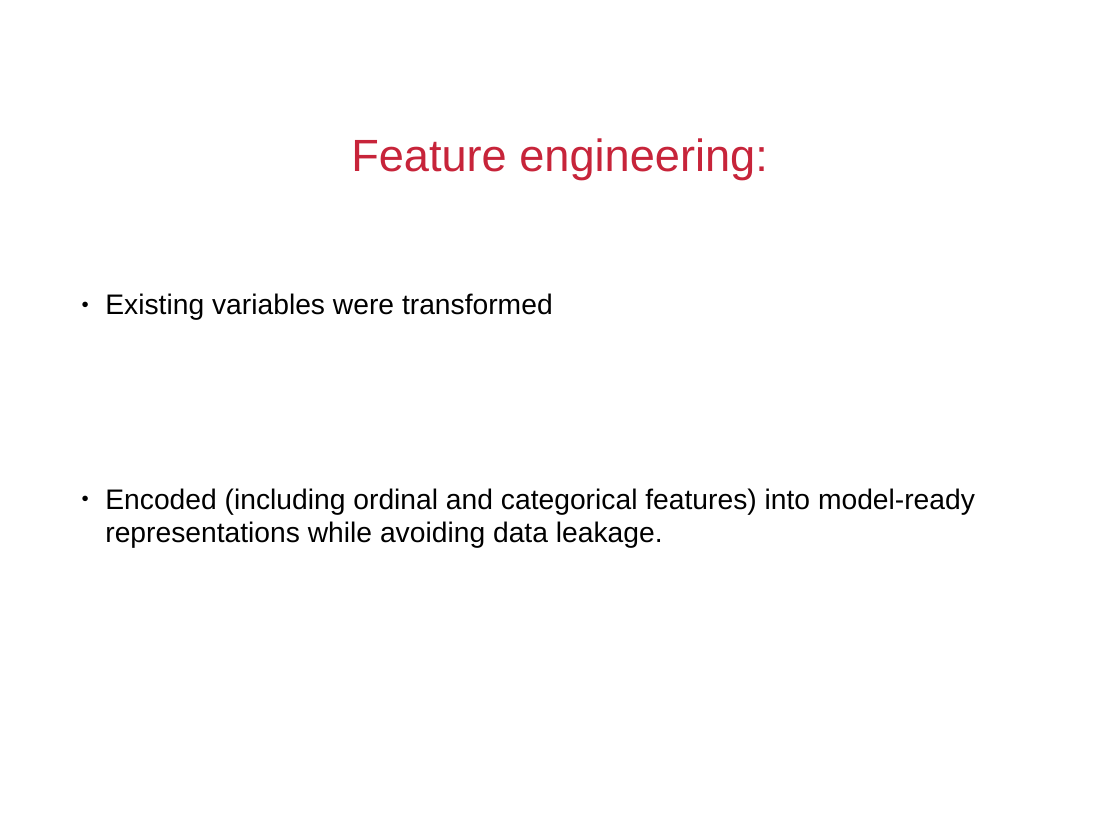
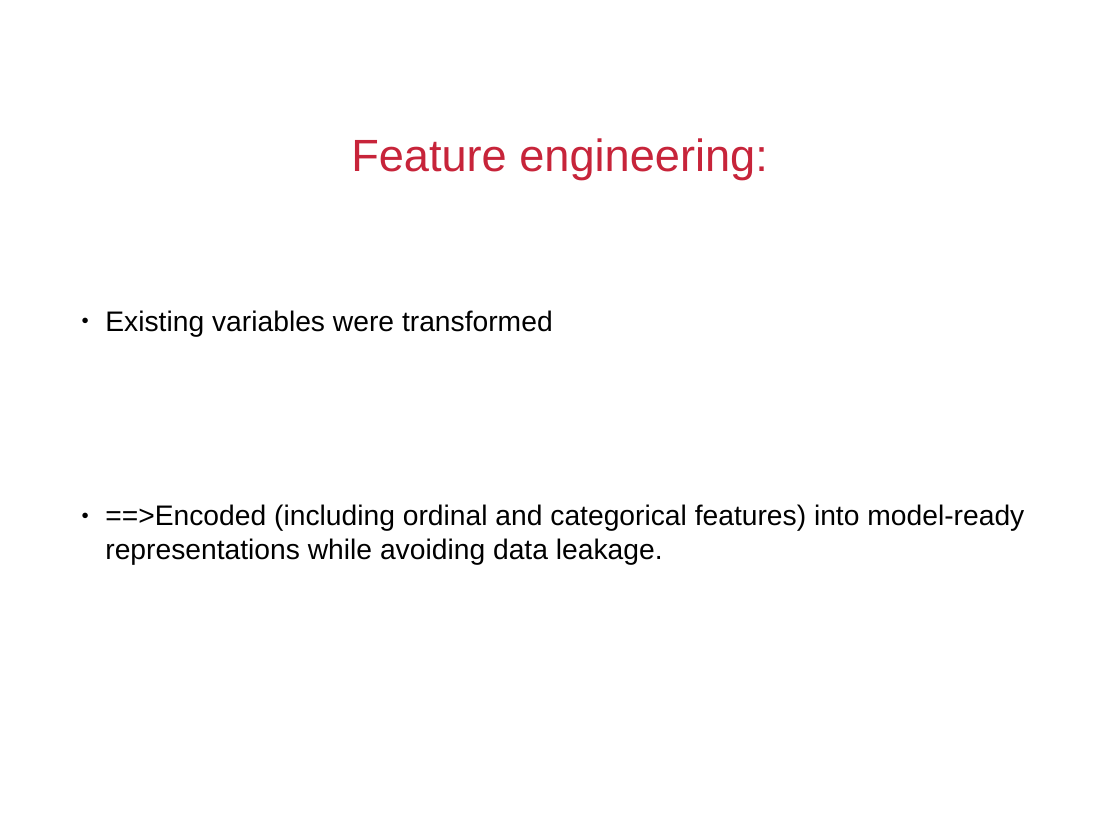
Before and after one commit to ozzienobayrak/fraud_detection_gas_electricity, a slide deck: slide 9 of Fraud_detection_presentation.odp. Drawn at 1120x840 pixels with LibreOffice and Linux fonts; fonts in the diff are those of the drawing; background and template pictures are left out. Boxes give left, top, right and bottom in pixels: in the first picture for what was removed or moved away, otherwise in the second. Text is boxed around its words. In the diff, an @@ line names an element or a change of style, - is before the commit and + after.

```diff
--- a/Fraud_detection_presentation.odp
+++ b/Fraud_detection_presentation.odp
@@ text at <box>105,504,1024,565</box>: text changed @@
-● Encoded (including ordinal and categorical features) into model-ready representations while avoiding data leakage.
+● ==>Encoded (including ordinal and categorical features) into model-ready representations while avoiding data leakage.
```
Also in this commit, not shown: 6 other slides changed, 5 slides added, 1 slide removed, 4 other files.
